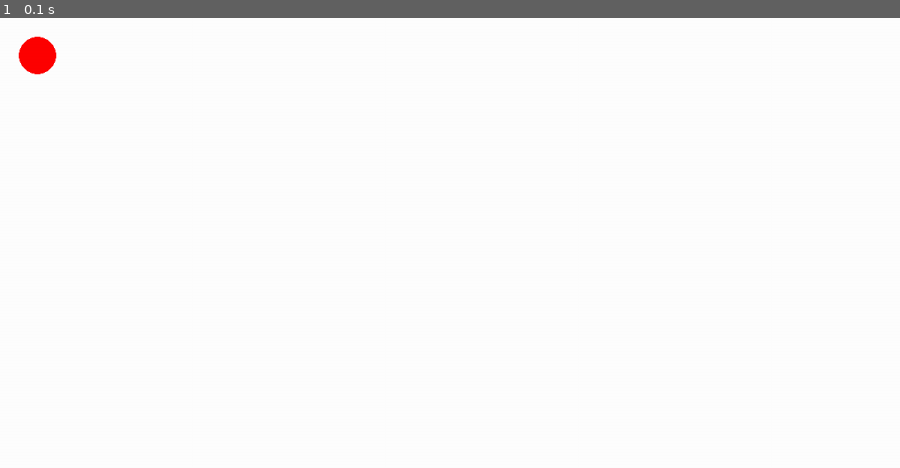
Above: before the commit, frame 1.
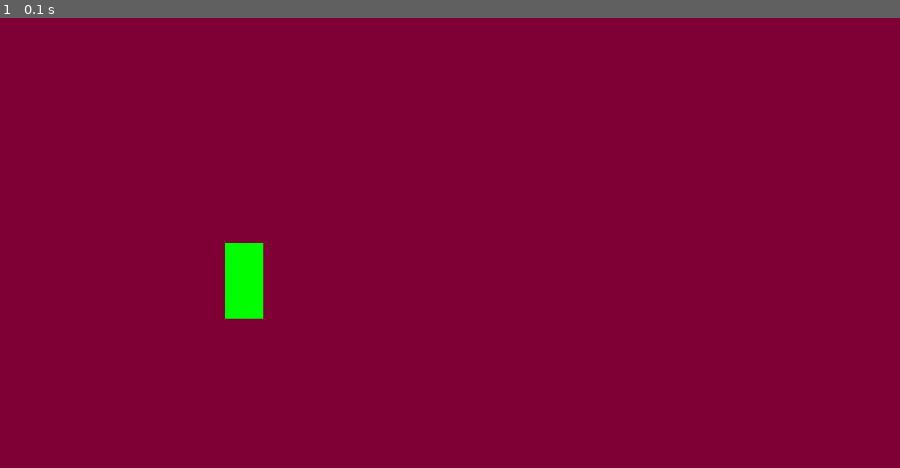
Above: after the commit, the same moment.

Repository: Wagdk/Innovation-og-python
Game: pygame game, started from Stilaris.py
Two runs of this game, one before a commit and one after it. Both use one fixed random seed, a clock stepped at 60 frames per second and the inputs below.
Inputs:
- Up to frame 1 (0.1 s): no input

The runs differ from the first frame. In frame 1, 100% of the frame differs, in the area x 0-100%, y 0-100%.

Commit message:
Update Stilaris.py

Diff:
--- a/Stilaris.py
+++ b/Stilaris.py
@@ -4,9 +4,21 @@
 import os
 import sys
 
+pygame.init()
+
+sqheight, sqwidth, posx, posy = 50, 100, 300, 300
 
 
-pygame.init()
+def start_screen():
+    screen.fill((128,0,55))
+    pygame.draw.polygon(screen,(0,255,0),([sqheight+posx,sqwidth+posy],[sqheight+posx,posy],[posx,posy],[posx,sqwidth+posy]))
+
+
+
+
+
+
+
 
 WIDTH, HEIGHT = 1200, 600 # Bredde og højde på pygamevinduet (screen)
 screen = pygame.display.set_mode((WIDTH, HEIGHT))
@@ -21,9 +33,14 @@
         if event.type == pygame.QUIT:
             running = False
 
-    # Tegn baggrund og cirkel
-    screen.fill(WHITE) # henter info om baggrundsfarven fra variablen WHITE
-    pygame.draw.circle(screen, (255,0,0) , (50, 50), 25)
+
+    start_screen()
+
+
+
+
+
+
 
 
     # Opdater skærmen
